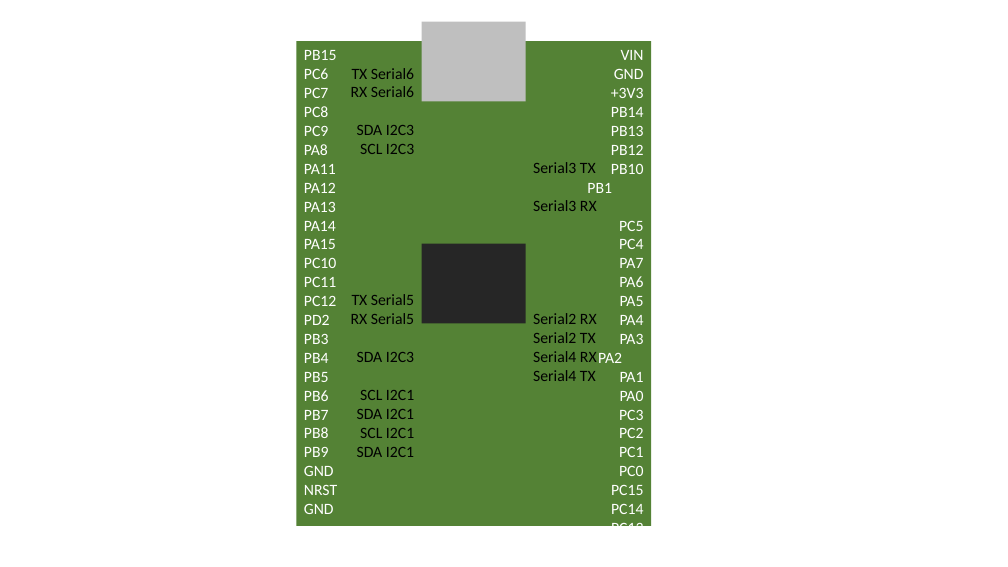
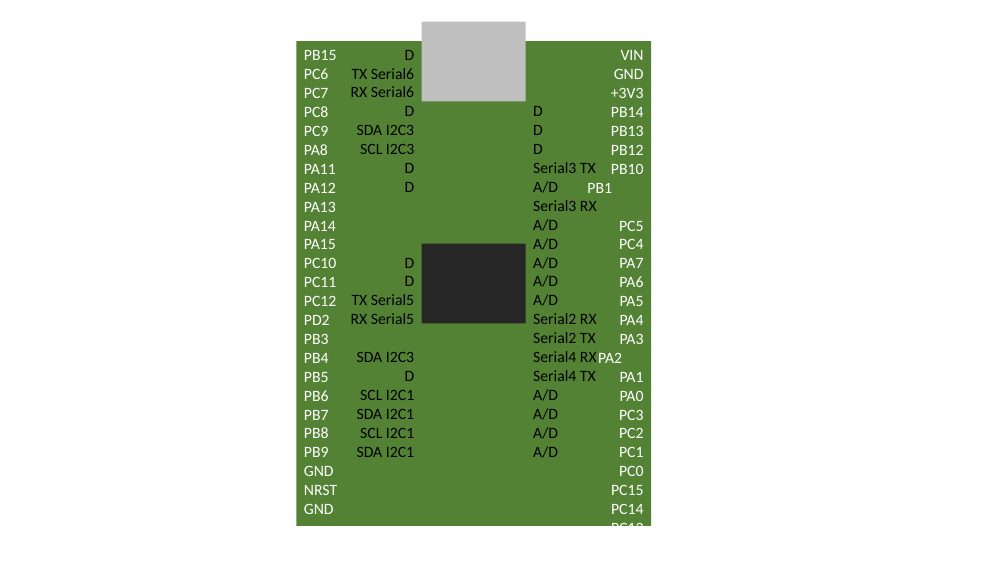
Before and after one commit to MUNAKATA-EPC/Amateras, a slide deck: slide 1 of Common/STM32F446REピンアウト/STM32F446RE.pptx. Drawn at 1008x567 pixels with LibreOffice and Linux fonts; fonts in the diff are those of the drawing. Boxes give left, top, right and bottom in pixels: in the first picture for what was removed or moved away, otherwise in the second. Text is boxed around its words. In the diff, an @@ line names an element or a change of style, - is before the commit and + after.

```diff
--- a/Common/STM32F446REピンアウト/STM32F446RE.pptx
+++ b/Common/STM32F446REピンアウト/STM32F446RE.pptx
@@ text at (405,50,415,60): paragraph added @@
+D
@@ text at (405,106,415,116): paragraph added @@
+D
@@ text at (533,106,543,154): paragraphs added @@
+D
+D
+D
@@ text at (405,163,415,286): paragraphs added @@
+D
+D
+D
+D
@@ text at (533,181,558,193): paragraph added @@
+A/D
@@ text at (533,219,558,306): paragraphs added @@
+A/D
+A/D
+A/D
+A/D
+A/D
@@ text at (405,371,415,381): paragraph added @@
+D
@@ text at (533,389,558,458): paragraphs added @@
+A/D
+A/D
+A/D
+A/D
```
Also in this commit, not shown: 10 other files.
